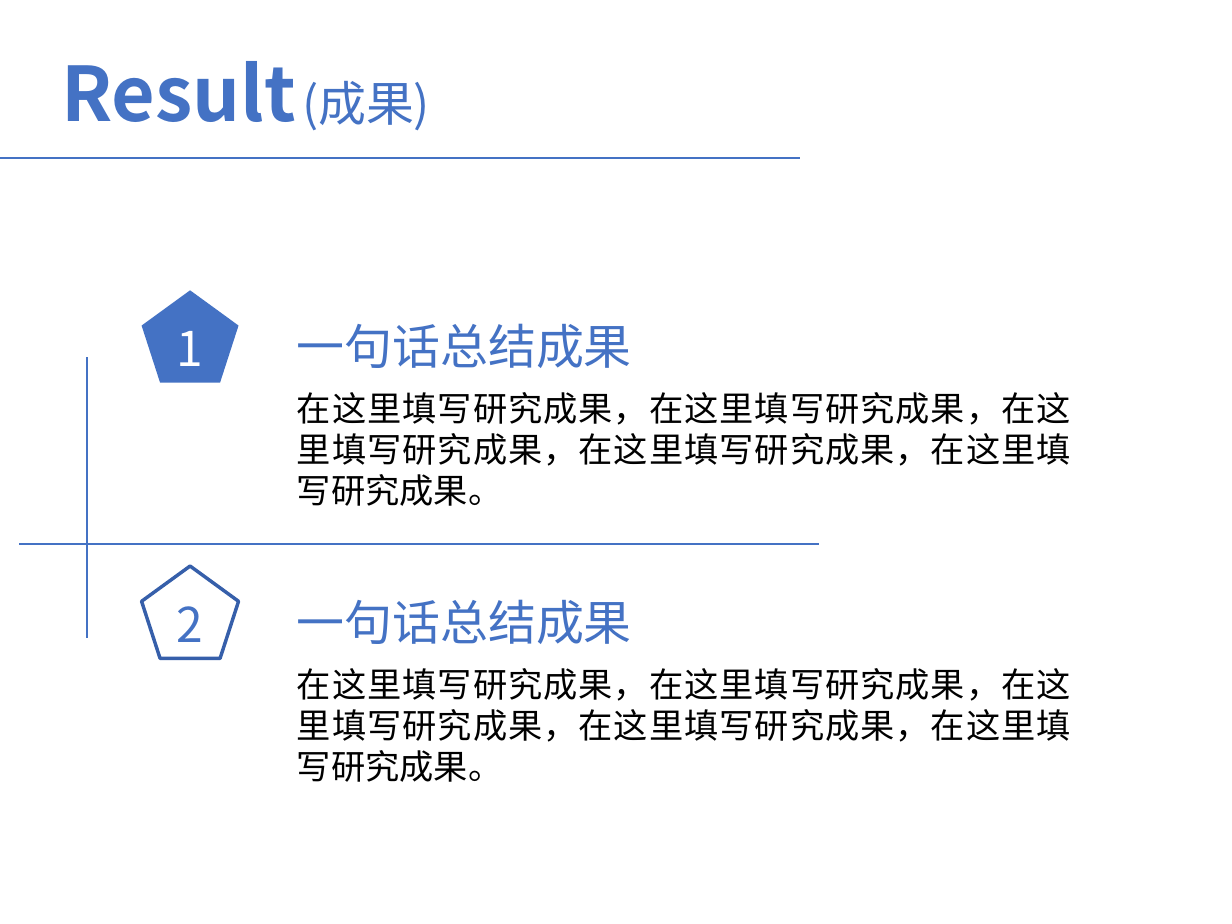
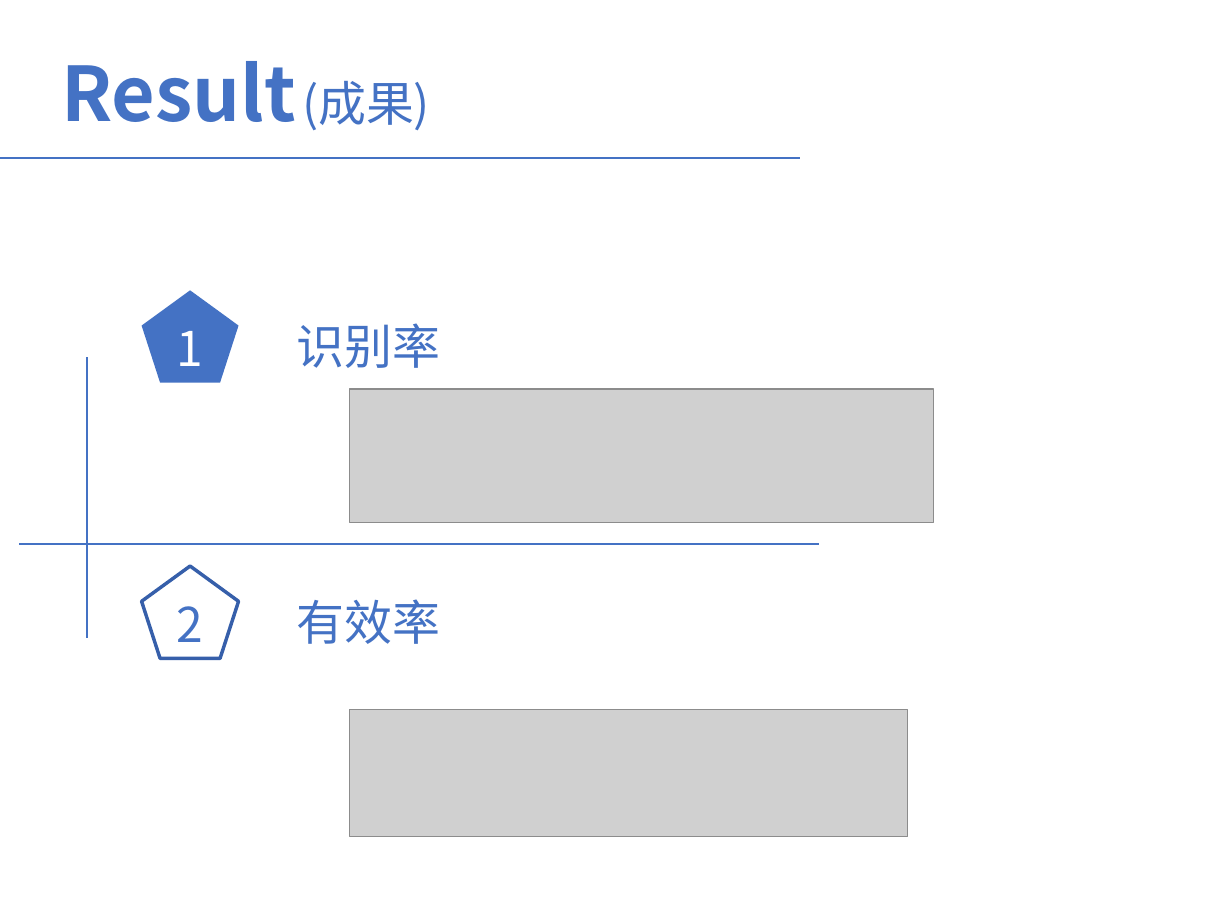
Before and after one commit to LauraCaiMin/JavaCode, a slide deck: slide 31 of 基于视频分析的森林烟火识别算法研究-蔡敏.pptx (slide 22 before the commit). Drawn at 1232x924 pixels with LibreOffice and Linux fonts; fonts in the diff are those of the drawing; grey boxes stand for pictures. Boxes give left, top, right and bottom in pixels: in the first picture for what was removed or moved away, otherwise in the second. Text is boxed around its words. In the diff, an @@ line names an element or a change of style, - is before the commit and + after.

```diff
--- a/基于视频分析的森林烟火识别算法研究-蔡敏.pptx
+++ b/基于视频分析的森林烟火识别算法研究-蔡敏.pptx
@@ text at (297, 323, 441, 368): text changed @@
-一句话总结成果
+识别率
@@ picture added at (350, 389, 934, 522) @@
@@ text removed at (297, 392, 1071, 506) @@
-在这里填写研究成果，在这里填写研究成果，在这里填写研究成果，在这里填写研究成果，在这里填写研究成果。
@@ text at (297, 599, 441, 644): text changed @@
-一句话总结成果
+有效率
@@ text removed at (297, 668, 1071, 782) @@
-在这里填写研究成果，在这里填写研究成果，在这里填写研究成果，在这里填写研究成果，在这里填写研究成果。
@@ picture added at (350, 710, 908, 837) @@
```
Also in this commit, not shown: 4 other slides changed, 12 slides added, 2 slides removed.
